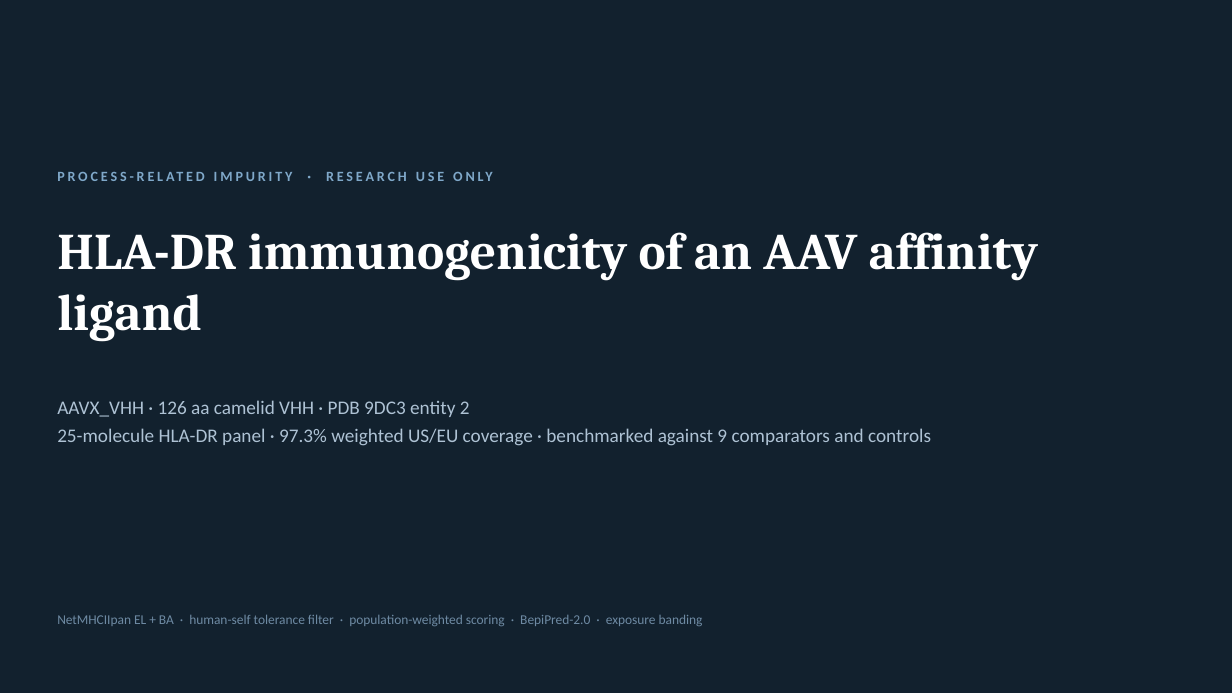
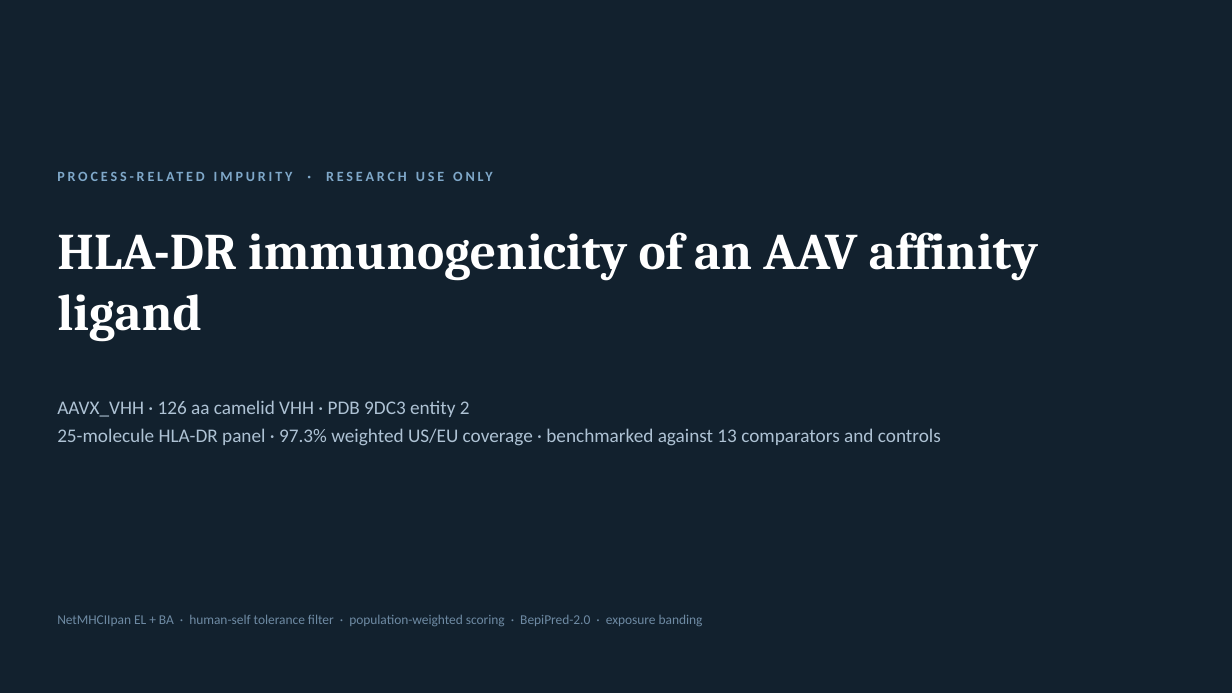
Before and after one commit to YuhaoWang-crypto/ClaudeCode, a slide deck: slide 1 of hla_ligand_immunogenicity/report.pptx. Drawn at 1232x693 pixels with LibreOffice and Linux fonts; fonts in the diff are those of the drawing. Boxes give left, top, right and bottom in pixels: in the first picture for what was removed or moved away, otherwise in the second. Text is boxed around its words. In the diff, an @@ line names an element or a change of style, - is before the commit and + after.

```diff
--- a/hla_ligand_immunogenicity/report.pptx
+++ b/hla_ligand_immunogenicity/report.pptx
@@ text at [57, 428, 941, 446]: text changed @@
-25-molecule HLA-DR panel · 97.3% weighted US/EU coverage · benchmarked against 9 comparators and controls
+25-molecule HLA-DR panel · 97.3% weighted US/EU coverage · benchmarked against 13 comparators and controls
```
Also in this commit, not shown: 5 other slides changed, 1 slide added, 6 other files.
